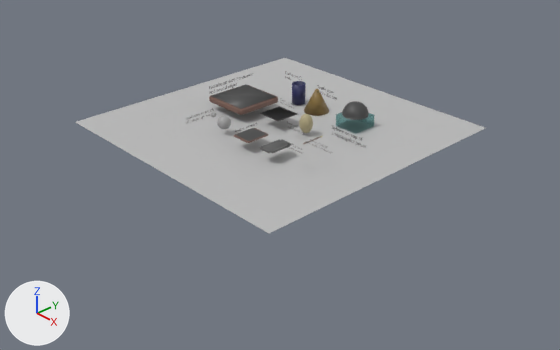
A saved change to the Blender file renders.blend.
Rendered twice from a 50 mm camera at (19.5, -18.11, 11.27) aimed at (1.74, -1.56, -1.34). Lighting does not change. The marker at lower left points along +X, +Y and +Z.

The older version as bpy lines, for what is in view:
```python
me_1_0 = bpy.data.meshes.new('1_0')
me_1_0.from_pydata(...)  # 88 vertices, 172 faces; spans x -0.5..0.5, y -0.495..0.495, z -0.5..0.5
# faces by material slot: [148, 24]
me_1_0.materials.append(mat_material_003)  # dark grey #484848
me_1_0.materials.append(mat_material)
me_cube_001 = bpy.data.meshes.new('Cube.001')
me_cube_001.from_pydata(...)  # 736 vertices, 732 faces; spans x -1.0..1.0, y -0.11..0.11, z -1.0..1.0
# faces by material slot: [731, 1]
me_cube_001.materials.append(mat_material_002)  # brown #73564c
me_cube_001.materials.append(mat_material_003)  # dark grey #484848
me_plane = bpy.data.meshes.new('Plane')
me_plane.from_pydata([(-1.0, -1.0, 0.0), (1.0, -1.0, 0.0), (-1.0, 1.0, 0.0), (1.0, 1.0, 0.0)], [], [(0, 1, 3, 2)])
me_plane.materials.append(mat_material_011)  # grey #bdbdbd
ob_1_0 = bpy.data.objects.new('1_0', me_1_0)
ob_1_0.location = (2.0, 2.0, 0.0)
ob_1_0.rotation_euler = (1.571, 0.0, 0.0)  # degrees (90, 0, 0)
ob_cube_001 = bpy.data.objects.new('Cube.001', me_cube_001)
ob_cube_001.location = (-2.0, 0.0, 0.0)
ob_cube_001.rotation_euler = (1.571, 0.0, 0.0)  # degrees (90, 0, 0)
ob_plane = bpy.data.objects.new('Plane', me_plane)
ob_plane.location = (0.0, 0.0, -0.45)
ob_plane.scale = (5.43, 5.43, 5.43)
```
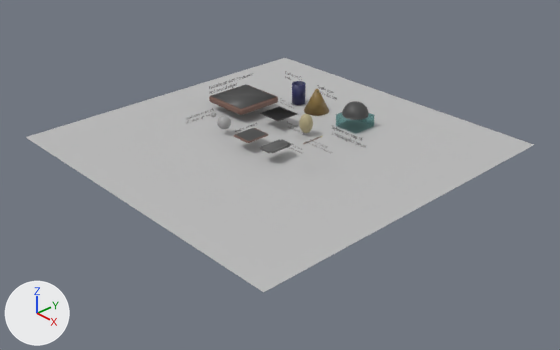
Pixel boxes (x1, y1, x2, y2) of what changed, in the pictures (560 x 350 px):
```json
{"object": "Plane", "change": "reshaped", "before": [76, 58, 485, 233], "after": [26, 58, 534, 292], "on screen": "24% wider, 34% taller"}
```

Scene script edits in JSON lines:
```json
{"block": "me_plane", "where": "me_plane.from_pydata(...)  # 4 vertices, 1 face; spans x -1.0..1.0, y -1.0..1.0, z 0.0"}
{"block": "me_plane", "where": "# used by ob_plane; location = (0.0, 0.0, -0.45); scale = (5.43, 5.43, 5.43)"}
{"block": "me_plane", "change": "me_plane part 1"}
{"op": "set", "path": "me_plane.vertices[0].co", "old": "(-1.0, -1.0, 0.0)", "new": "(-1.0, -1.37, 0.0)", "note": "pixel (74, 122) -> pixel (25, 137)"}
{"op": "set", "path": "me_plane.vertices[1].co", "old": "(1.0, -1.0, 0.0)", "new": "(1.37, -1.37, 0.0)", "note": "pixel (269, 233) -> pixel (263, 292)"}
{"op": "set", "path": "me_plane.vertices[3].co", "old": "(1.0, 1.0, 0.0)", "new": "(1.37, 1.0, 0.0)", "note": "pixel (486, 127) -> pixel (534, 144)"}
```
